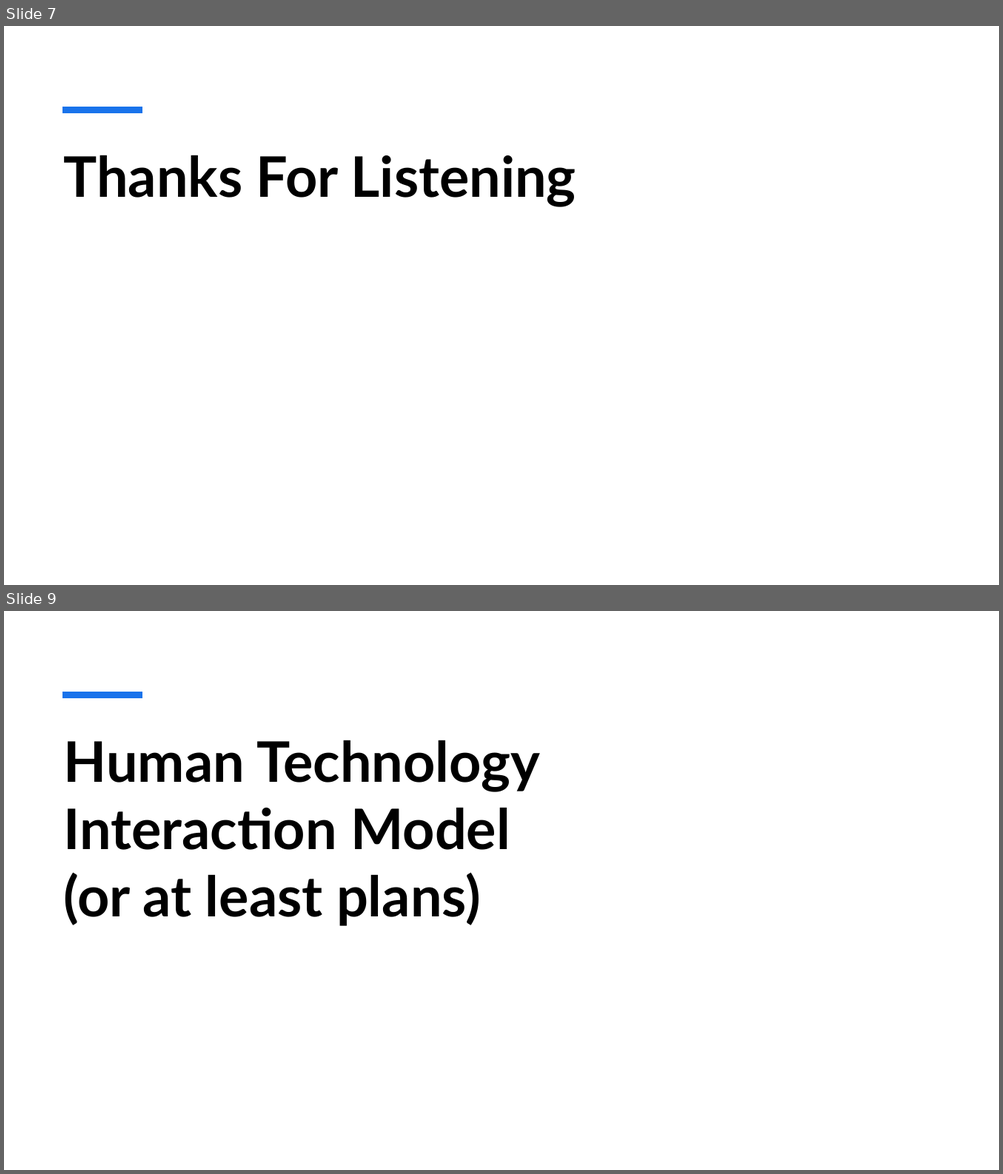
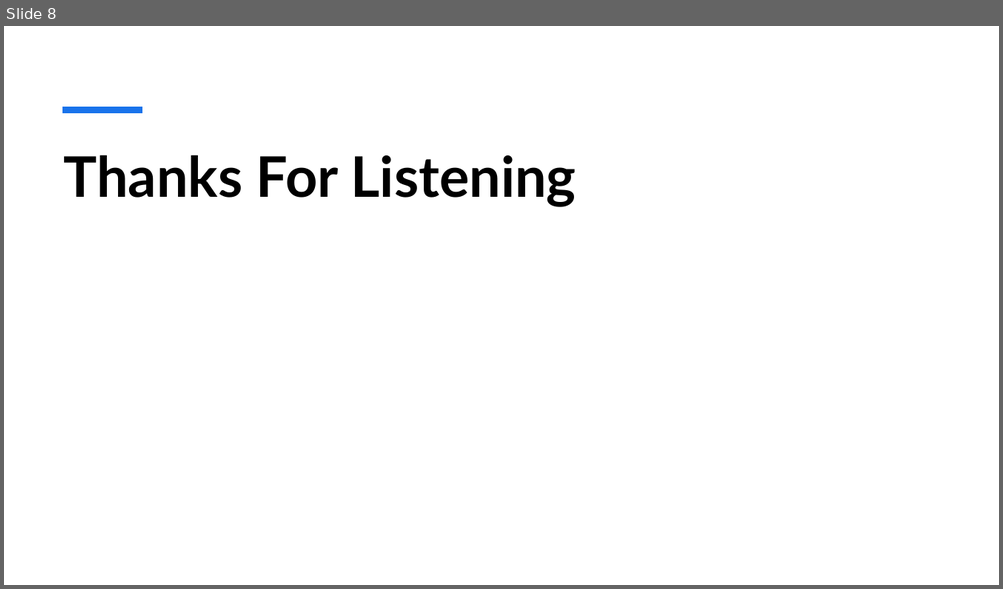
Before and after one commit to calvin-cs262-fall2025-teamI/Project, a slide deck: ParkmasterPresentationDraft.pptx. Shown one above the other, each under a label of ours: slides 7 and 9 before the commit, slide 8 after it; the slides between them are not shown. The pictures are 1003x1174 and 1003x589 pixels, drawn with LibreOffice and Linux fonts; fonts in the diff are those of the drawing. Boxes give left, top, right and bottom in pixels: in the first picture for what was removed or moved away, otherwise in the second. Text is boxed around its words. In the diff, an @@ line names an element or a change of style, - is before the commit and + after.

Commit message:
draft 3 of presentation

```diff
--- a/ParkmasterPresentationDraft.pptx
+++ b/ParkmasterPresentationDraft.pptx
@@ slide 9 removed at (x1=4, y1=611, x2=999, y2=1170), background #FFFFFF; not listed: 1 template element that a slide beside it also shows @@
@@ title removed at (x1=64, y1=740, x2=540, y2=926) @@
-Human Technology Interaction Model
-(or at least plans)
@@ what was slide 7 is now slide 8 @@
```
Also in this commit, not shown: 1 slide changed, 1 slide added, 1 other slide removed, 1 other file.
